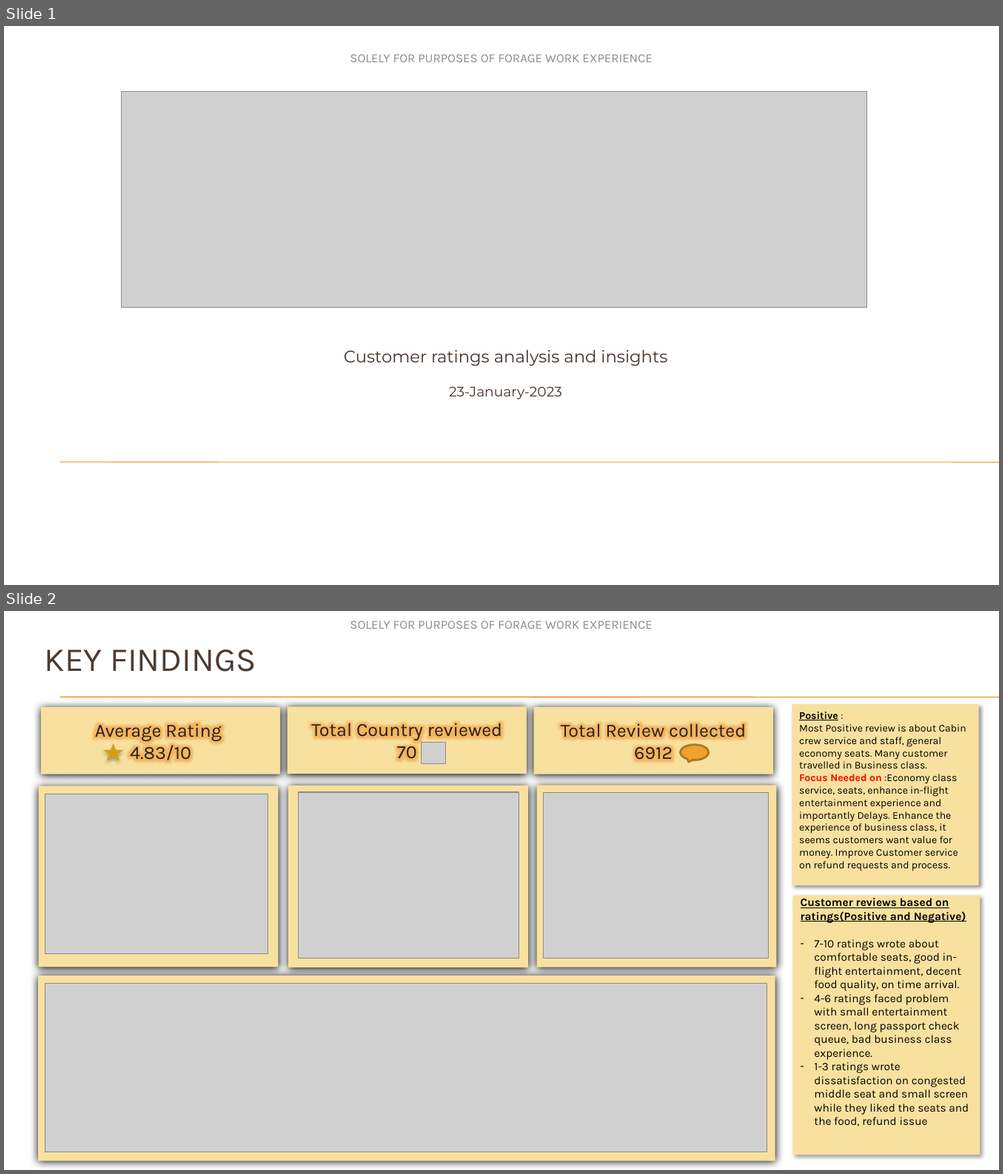
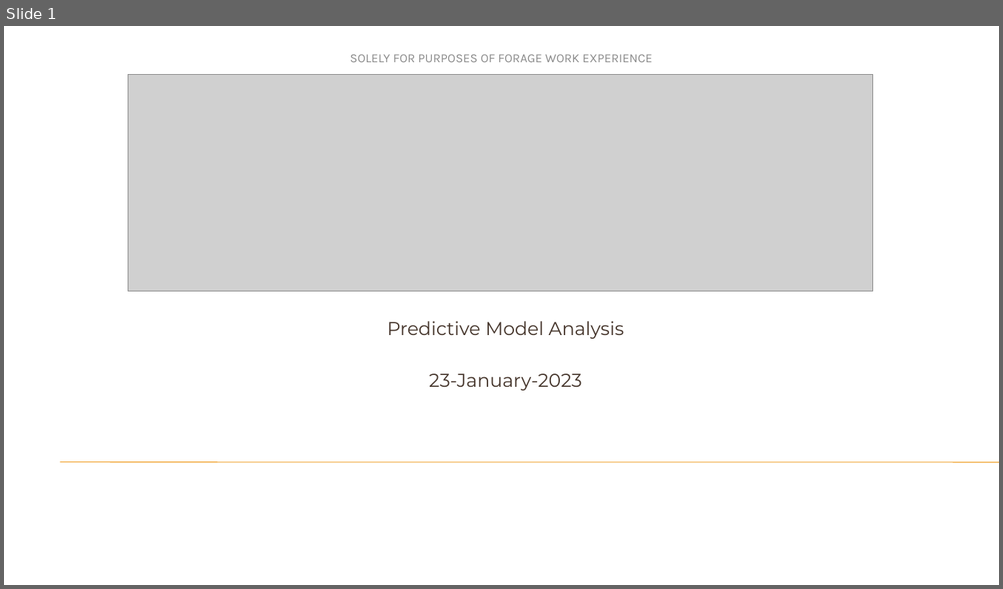
Before and after one commit to Flyeagle320/British-Airways-Data-Science-virtual-experience-programme, a slide deck: Presentation Template - Task 1.pptx. Shown one above the other, each under a label of ours: slides 1 and 2 before the commit, slide 1 after it. The pictures are 1003x1174 and 1003x589 pixels, drawn with LibreOffice and Linux fonts; fonts in the diff are those of the drawing; grey boxes stand for pictures; background and template pictures are left out. Boxes give left, top, right and bottom in pixels: in the first picture for what was removed or moved away, otherwise in the second. Text is boxed around its words. In the diff, an @@ line names an element or a change of style, - is before the commit and + after.

```diff
--- a/Presentation Template - Task 1.pptx
+++ b/Presentation Template - Task 1.pptx
@@ slide 2 removed at (4,611,999,1170), background picture (left out) @@
@@ text removed at (350,621,652,629) @@
-SOLELY FOR PURPOSES OF FORAGE WORK EXPERIENCE
@@ title removed at (45,649,256,672) @@
-KEY FINDINGS
@@ line removed from (60, 697) to (999, 697) @@
@@ line removed from (60, 698) to (999, 698) @@
@@ rectangle removed at (41,707,281,775) @@
-Average Rating
-4.83/10
@@ rectangle removed at (287,706,527,774) @@
-Total Country reviewed
-70
@@ rectangle removed at (534,707,774,775) @@
-Total Review collected
-6912
@@ rectangle removed at (792,704,979,886) @@
-Positive :
-Most Positive review is about Cabin crew service and staff, general economy seats. Many customer travelled in Business class.
-Focus Needed on :Economy class service, seats, enhance in-flight entertainment experience and importantly Delays. Enhance the experience of business class, it seems customers want value for money. Improve Customer service on refund requests and process.
@@ star removed at (102,743,123,760) @@
@@ picture removed at (421,742,446,764) @@
@@ speech bubble removed at (680,744,708,760) @@
@@ rectangle removed at (38,786,278,968) @@
@@ rectangle removed at (288,786,528,968) @@
@@ rectangle removed at (537,786,777,968) @@
@@ picture removed at (45,794,269,954) @@
@@ picture removed at (299,792,519,959) @@
@@ picture removed at (543,793,768,959) @@
@@ rectangle removed at (793,896,979,1156) @@
-Customer reviews based on ratings(Positive and Negative)
-– 7-10 ratings wrote about comfortable seats, good in-flight entertainment, decent food quality, on time arrival.
-– 4-6 ratings faced problem with small entertainment screen, long passport check queue, bad business class experience.
-– 1-3 ratings wrote dissatisfaction on congested middle seat and small screen while they liked the seats and the food, refund issue
@@ rectangle removed at (38,976,775,1162) @@
@@ picture removed at (45,984,767,1153) @@
@@ slide 1 changed as well @@
@@ picture: place and size @@
-picture at (122,91,867,308)
+picture at (128,75,873,292)
@@ subtitle "Predictive Model Analysis": place and size @@
-subtitle "Predictive Model Analysis" at (344,350,667,400)
+subtitle "Predictive Model Analysis" at (387,321,624,391)
@@ subtitle at (387,321,624,339): text changed; size 16.1 to 18 pt @@
-Customer ratings analysis and insights
+Predictive Model Analysis
@@ subtitle at (429,374,582,391): size 13.3 to 18 pt in "23-January-2023" @@
```
Also in this commit, not shown: 1 slide added, 2 other files.
